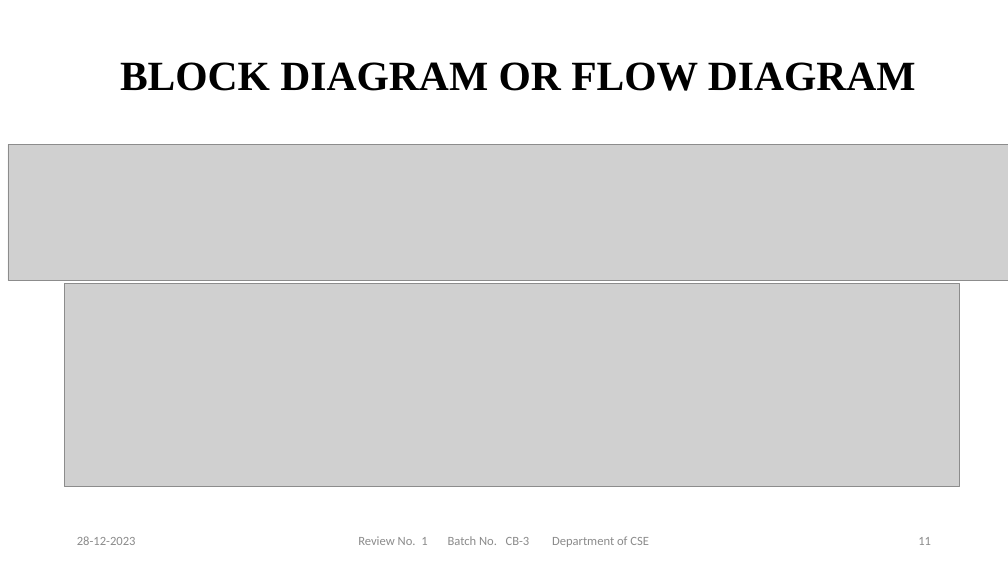
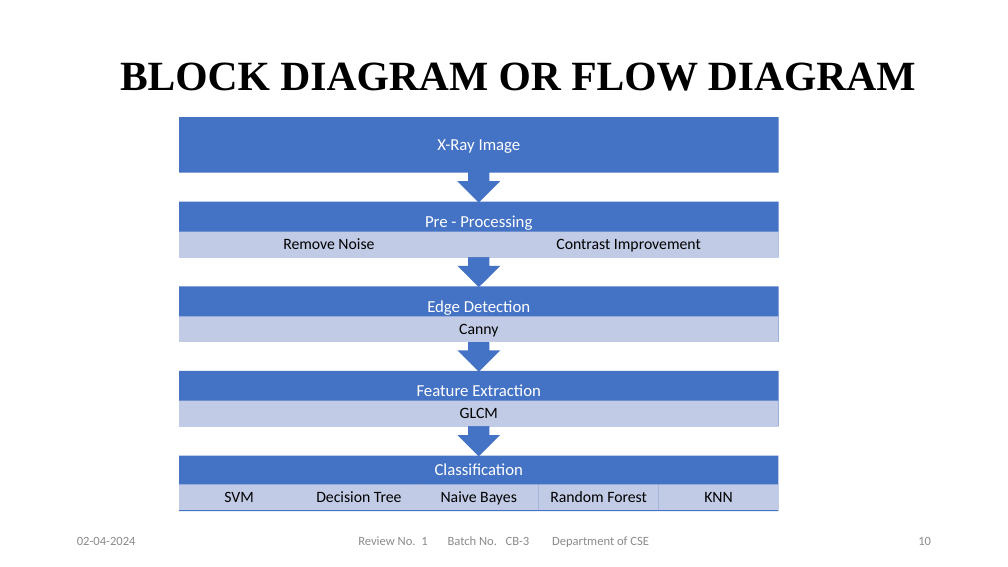
Before and after one commit to NEC-PROJECTS-2024/CB3, a slide deck: slide 10 of Documents/review-1.pptx (slide 11 before the commit). Drawn at 1008x567 pixels with LibreOffice and Linux fonts; fonts in the diff are those of the drawing; grey boxes stand for pictures; background and template pictures are left out. Boxes give left, top, right and bottom in pixels: in the first picture for what was removed or moved away, otherwise in the second. Text is boxed around its words. In the diff, an @@ line names an element or a change of style, - is before the commit and + after.

```diff
--- a/Documents/review-1.pptx
+++ b/Documents/review-1.pptx
@@ picture removed at box(8, 144, 1008, 281) @@
@@ group added at box(179, 117, 779, 511): 14 texts, 10 rectangles, 4 up arrow callouts @@
+Classification
+SVM
+Decision Tree
+Naive Bayes
+Random Forest
+KNN
+Feature Extraction
+GLCM
+Edge Detection
+Canny
+Pre - Processing
+Remove Noise
+Contrast Improvement
+X-Ray Image
@@ picture removed at box(64, 284, 960, 487) @@
@@ text at box(77, 537, 136, 545): text changed @@
-28-12-2023
+02-04-2024
@@ page number at box(918, 537, 931, 545): text changed @@
-11
+10
```
Also in this commit, not shown: 14 other slides changed, 5 slides added, 1 slide removed, 10 other files.
